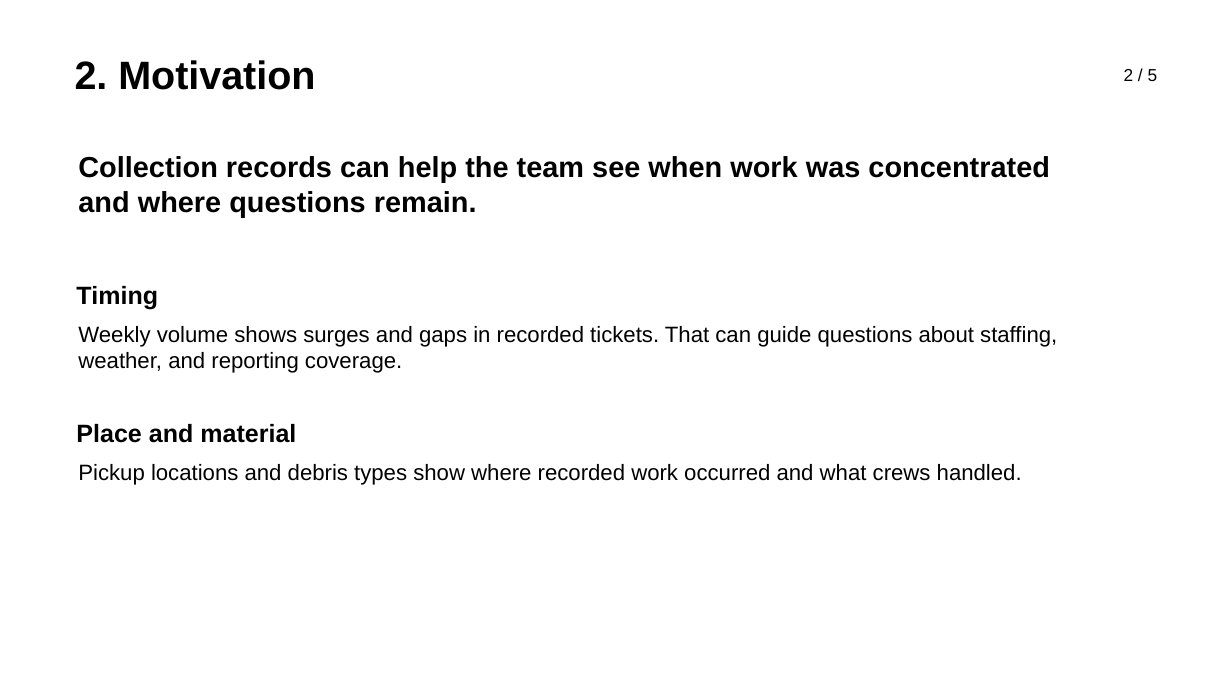
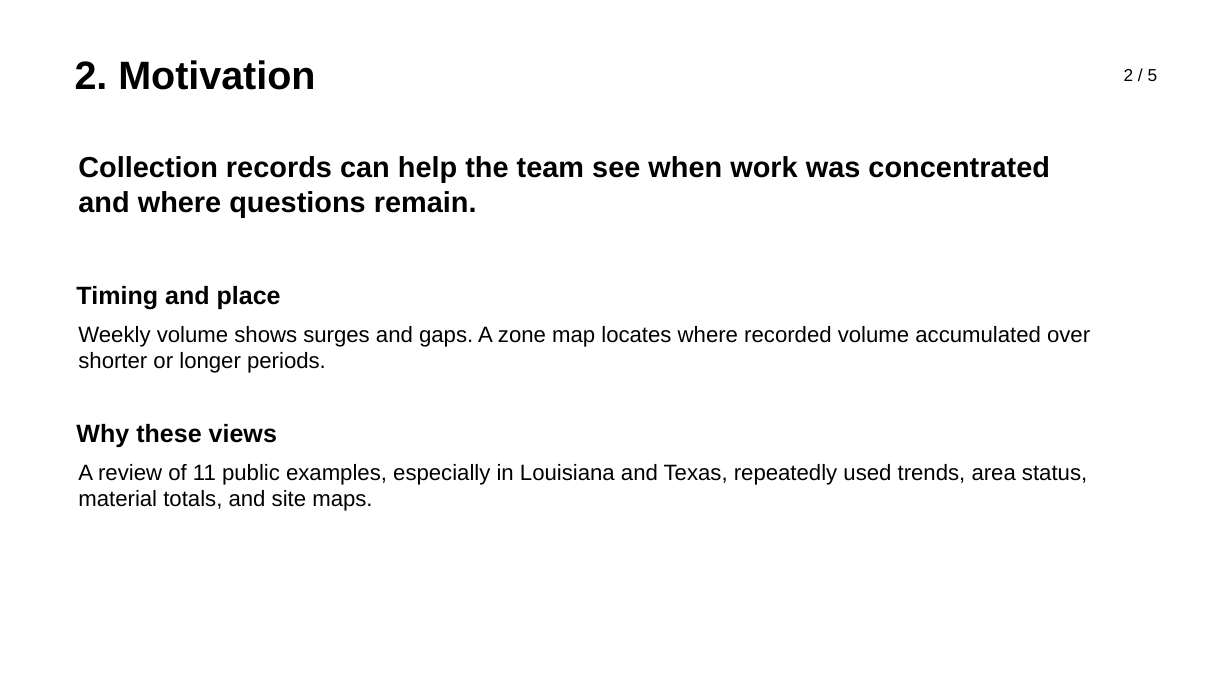
Before and after one commit to m-ark-han/Ticket-Data-Visualizations, a slide deck: slide 2 of presentation/DebrisInsight_five_slide_draft.pptx. Drawn at 1232x693 pixels with LibreOffice and Linux fonts; fonts in the diff are those of the drawing. Boxes give left, top, right and bottom in pixels: in the first picture for what was removed or moved away, otherwise in the second. Text is boxed around its words. In the diff, an @@ line names an element or a change of style, - is before the commit and + after.

```diff
--- a/presentation/DebrisInsight_five_slide_draft.pptx
+++ b/presentation/DebrisInsight_five_slide_draft.pptx
@@ text at bbox=[76, 286, 281, 310]: text changed @@
-Timing
+Timing and place
@@ text at bbox=[78, 326, 1090, 373]: text changed @@
-Weekly volume shows surges and gaps in recorded tickets. That can guide questions about staffing, weather, and reporting coverage.
+Weekly volume shows surges and gaps. A zone map locates where recorded volume accumulated over shorter or longer periods.
@@ text at bbox=[76, 424, 277, 448]: text changed @@
-Place and material
+Why these views
@@ text at bbox=[78, 464, 1087, 511]: text changed @@
-Pickup locations and debris types show where recorded work occurred and what crews handled.
+A review of 11 public examples, especially in Louisiana and Texas, repeatedly used trends, area status, material totals, and site maps.
```
Also in this commit, not shown: 4 other slides changed, 9 other files.
